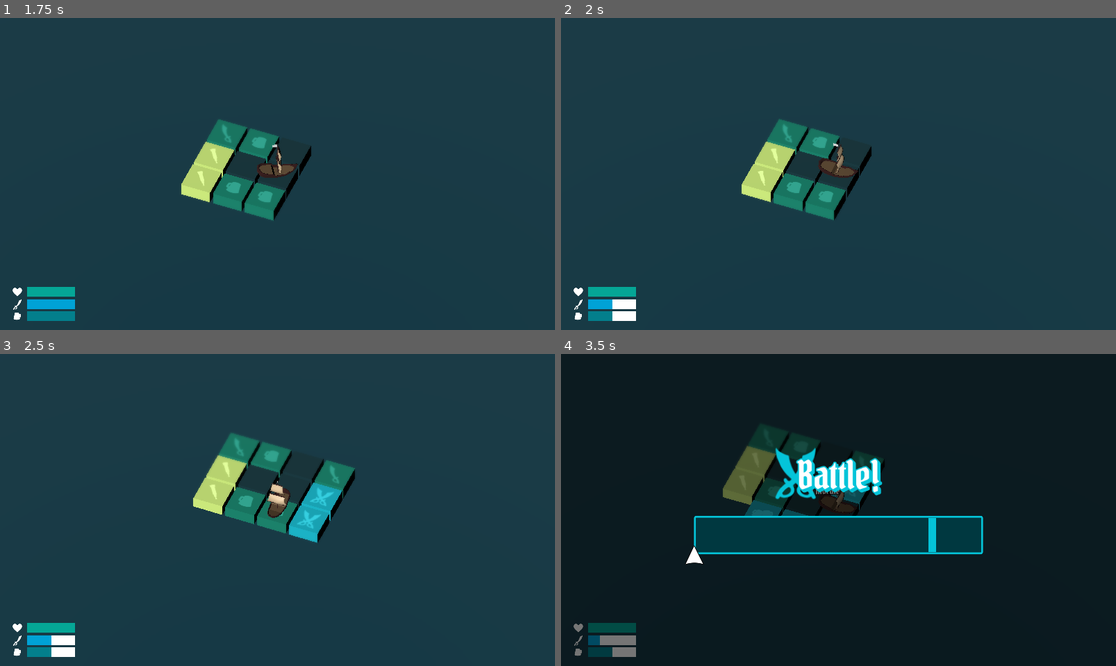
Above: before the commit, frames 1-4 (two rows, left to right).
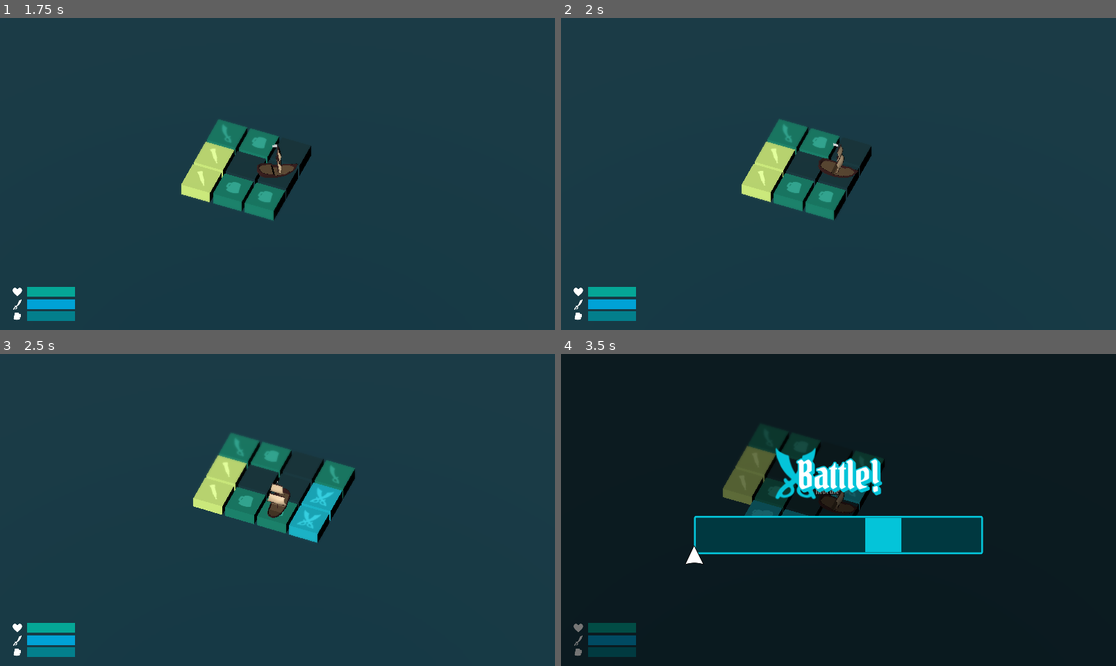
Above: after the commit, the same moments.

Repository: tVeratti/mini-byte-jam
Game: Godot game, scene res://main/main.tscn
The game is run twice, just before and just after one commit, with the same random seed, the same clock (stepped at 60 frames per second) and the same inputs. Sound files missing from this copy of the repository are replaced by a short silence.
Inputs:
- Up to frame 1 (1.75 s): click "Weigh Anchor!" at 0.5 s; hold Right (move_right) from 1.28 s (still down); tap Space (accept) at 1.35 s
- Up to frame 2 (2 s): keep holding Right (move_right)
- Up to frame 3 (2.5 s): release Right (move_right) at 2.03 s; hold S (move_backward) from 2.03 s (still down); tap Space (accept) at 2.1 s
- Up to frame 4 (3.5 s): release S (move_backward) at 2.78 s; hold Right (move_right) from 2.78 s (still down); tap Space (accept) at 2.85 s

Frame 1 is identical in both runs. In frame 2, 0.3% of the frame differs, in the area x 9-14%, y 90-98%; in frame 3, 0.3%; in frame 4, 1.2%, in the area x 7-68%, y 52-98%.

Commit message:
adjust battle input position

Diff:
--- a/encounter/battle/battle.gd
+++ b/encounter/battle/battle.gd
@@ -22,7 +22,6 @@
 @onready var attack:ColorRect = %Attack
 @onready var input:ColorRect = %Input
 @onready var result_root:Control = %ResultRoot
-@onready var input_container:MarginContainer = %InputContainer
 @onready var target_container:MarginContainer = %TargetContainer
 
 
@@ -48,11 +47,9 @@
 		var move_speed_weight = clamp(battle_level / float(PlayerStats.MAX_FATIGUE), 0.0, 1.0)
 		var move_speed:float = lerp(MOVE_SPEED_MIN, MOVE_SPEED_MAX, move_speed_weight)
 
-		var current_margin: = input_container.get_theme_constant("margin_left")
-		var next_margin:int = ceil(float(current_margin) + (move_speed * delta))
-		input_container.add_theme_constant_override("margin_left", next_margin)
+		input.position.x += move_speed * delta
 
-		if current_margin >= TRACK_WIDTH:
+		if input.position.x >= TRACK_WIDTH:
 			_end_battle()
 
 
@@ -80,7 +77,7 @@
 
 func _reset() -> void:
 	has_started = false
-	input_container.add_theme_constant_override("margin_left", 0)
+	input.position.x = 0
 
 
 func _on_direction_changed(dir:Vector3) -> void:
--- a/encounter/battle/battle.tscn
+++ b/encounter/battle/battle.tscn
@@ -143,15 +143,15 @@
 size_flags_horizontal = 4
 color = Color(0.0156863, 0.768627, 0.85098, 1)
 
-[node name="InputContainer" type="MarginContainer" parent="MarginContainer/Layout/TrackContainer"]
-unique_name_in_owner = true
+[node name="InputContainer" type="Control" parent="MarginContainer/Layout/TrackContainer"]
 layout_mode = 2
-theme_override_constants/margin_left = 0
 
 [node name="Input" type="ColorRect" parent="MarginContainer/Layout/TrackContainer/InputContainer"]
 unique_name_in_owner = true
 custom_minimum_size = Vector2(1, 0)
 layout_mode = 2
+offset_right = 1.0
+offset_bottom = 80.0
 size_flags_horizontal = 0
 color = Color(0, 0, 0, 0)
 
--- a/player/player_stats.gd
+++ b/player/player_stats.gd
@@ -16,8 +16,8 @@
 
 
 var fatigue:int = 1
-var attack:int = 1
-var morale:int = 1
+var attack:int = 5
+var morale:int = 5
 
 var health_max:int = MAX_HEALTH
 var health_current:int = MAX_HEALTH
